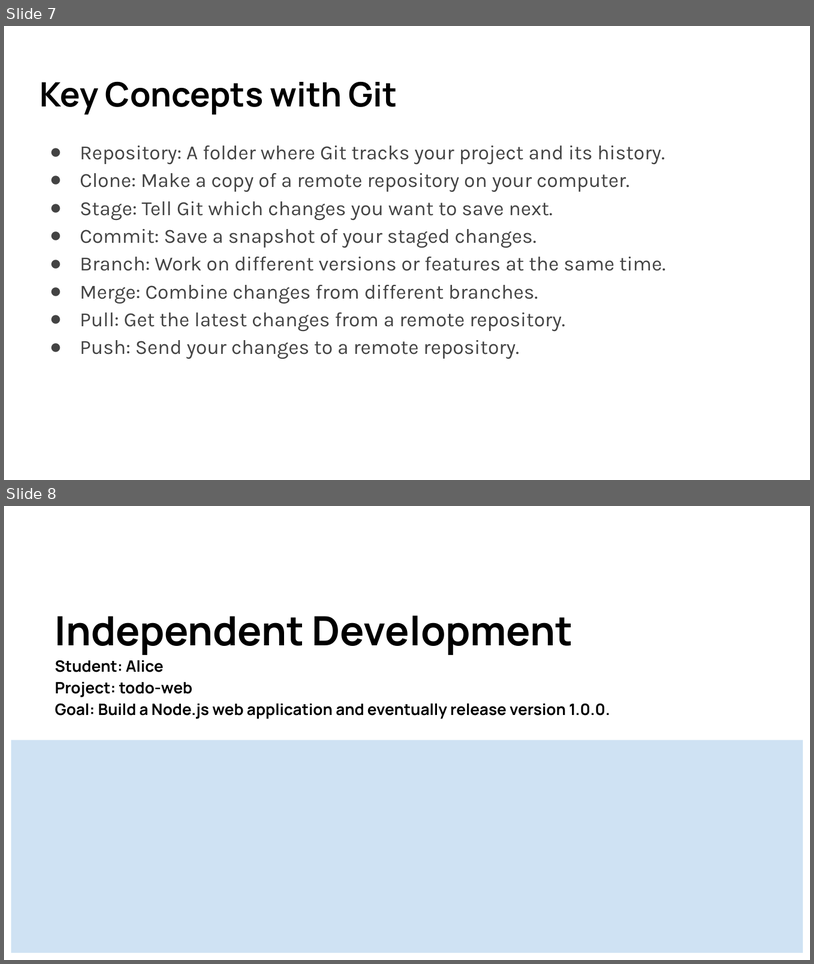
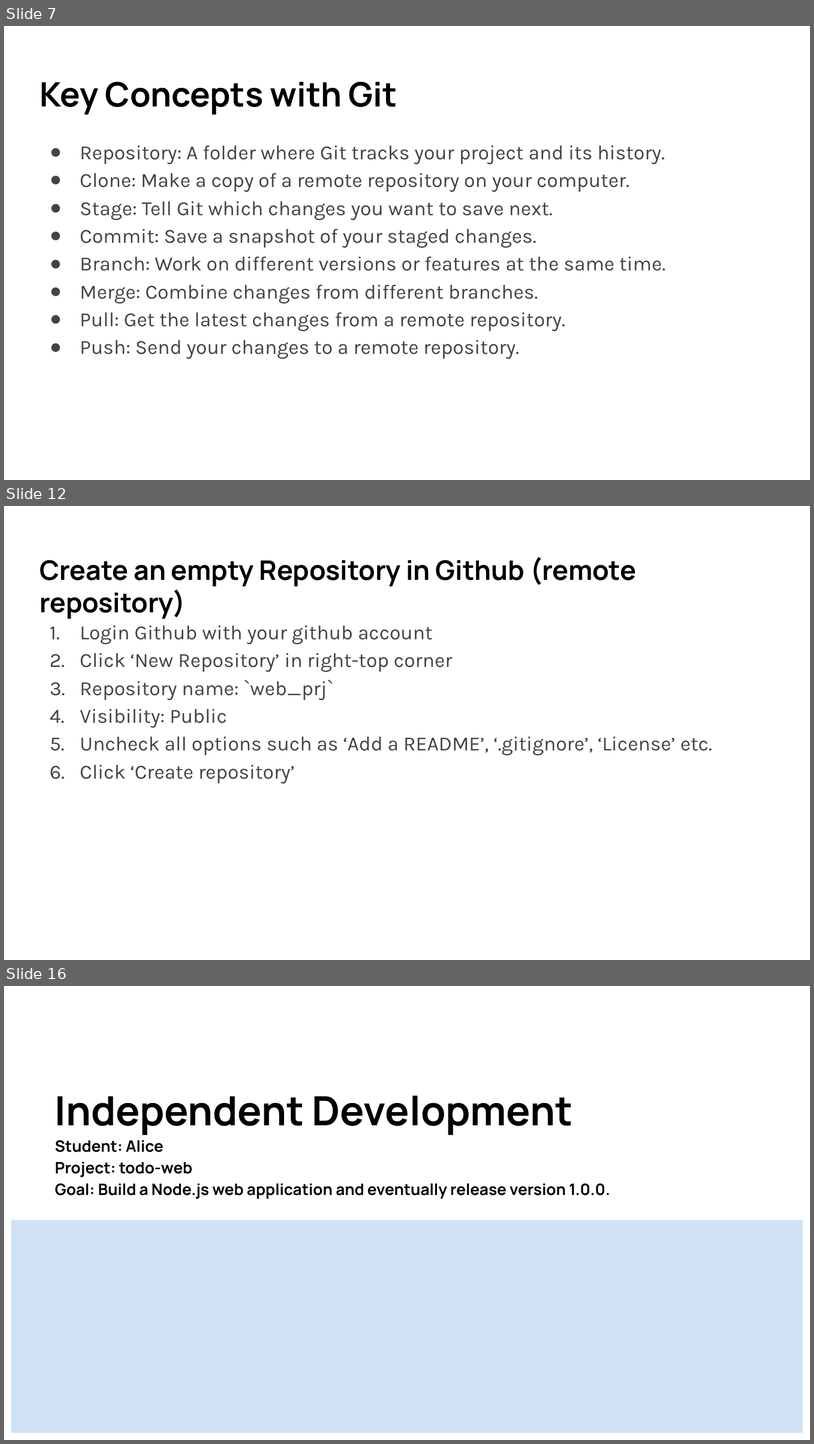
Before and after one commit to lancwyy/WebDev, a slide deck: Lecture_Materials/04-2-VersionControl.pptx. Shown one above the other, each under a label of ours: slides 7 and 8 before the commit, slides 7, 12 and 16 after it; the slides between them are not shown. The pictures are 814x964 and 814x1444 pixels, drawn with LibreOffice and Linux fonts; fonts in the diff are those of the drawing. Boxes give left, top, right and bottom in pixels: in the first picture for what was removed or moved away, otherwise in the second. Text is boxed around its words. In the diff, an @@ line names an element or a change of style, - is before the commit and + after.

```diff
--- a/Lecture_Materials/04-2-VersionControl.pptx
+++ b/Lecture_Materials/04-2-VersionControl.pptx
@@ slide 12 added at box(4, 506, 810, 960), background #FFFFFF @@
@@ title added at box(39, 557, 636, 619), 24 pt, text #000000, bold @@
+Create an empty Repository in Github (remote repository)
@@ text added at box(80, 625, 713, 784), 18 pt, text #434343 @@
+1. Login Github with your github account
+2. Click ‘New Repository’ in right-top corner
+3. Repository name: `web_prj`
+4. Visibility: Public
+5. Uncheck all options such as ‘Add a README’, ‘.gitignore’, ‘License’ etc.
+6. Click ‘Create repository’
@@ what was slide 8 is now slide 16 @@
```
Also in this commit, not shown: 4 slides changed, 7 other slides added.
